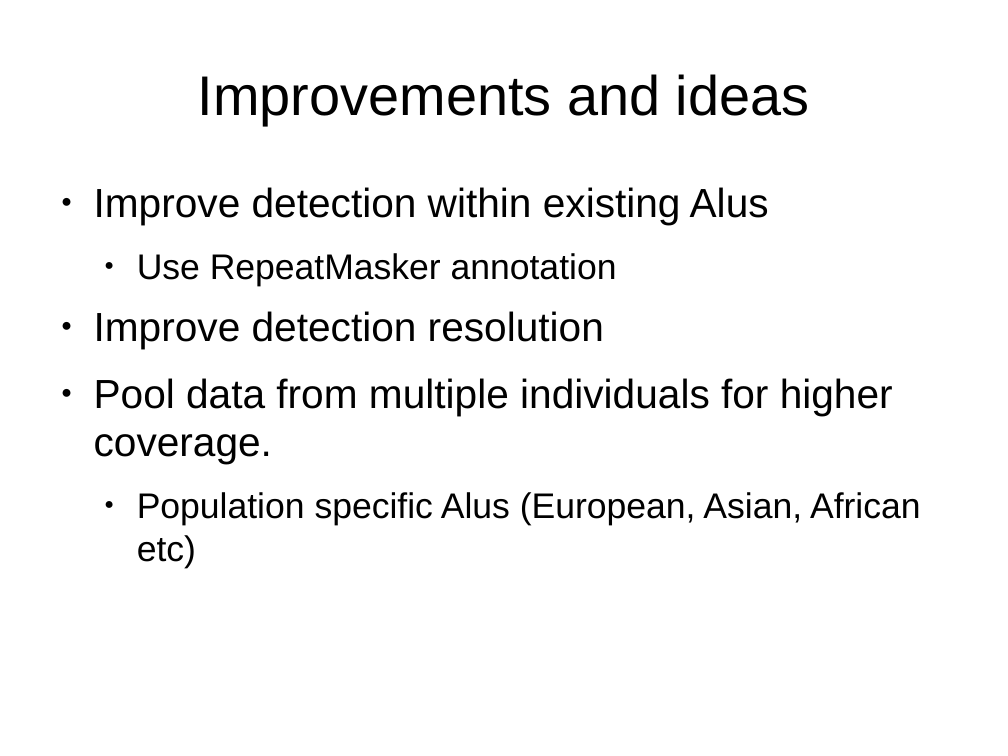
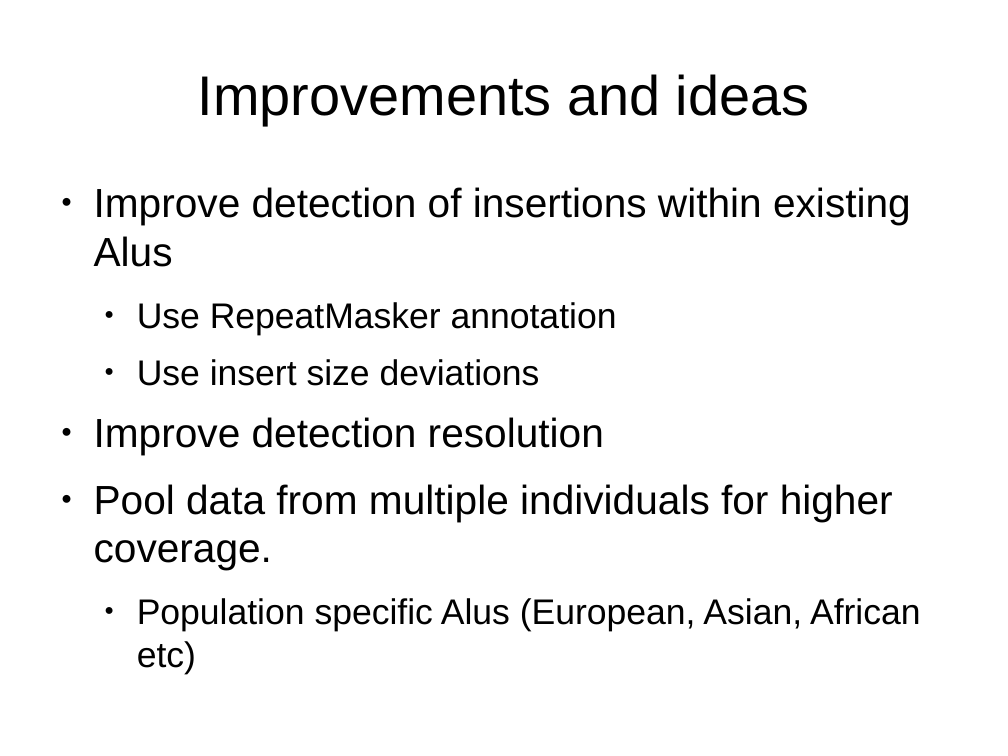
Before and after one commit to pfiziev/AluMorphix, a slide deck: slide 18 of fiziev.odp (slide 15 before the commit). Drawn at 1008x756 pixels with LibreOffice and Linux fonts; fonts in the diff are those of the drawing. Boxes give left, top, right and bottom in pixels: in the first picture for what was removed or moved away, otherwise in the second. Text is boxed around its words. In the diff, an @@ line names an element or a change of style, - is before the commit and + after.

```diff
--- a/fiziev.odp
+++ b/fiziev.odp
@@ text at [94, 187, 911, 267]: text changed @@
-● Improve detection within existing Alus
+● Improve detection of insertions within existing Alus
@@ text at [137, 359, 540, 386]: paragraph added @@
+  ● Use insert size deviations
```
Also in this commit, not shown: 8 other slides changed, 4 slides added, 1 slide removed, 15 other files.
